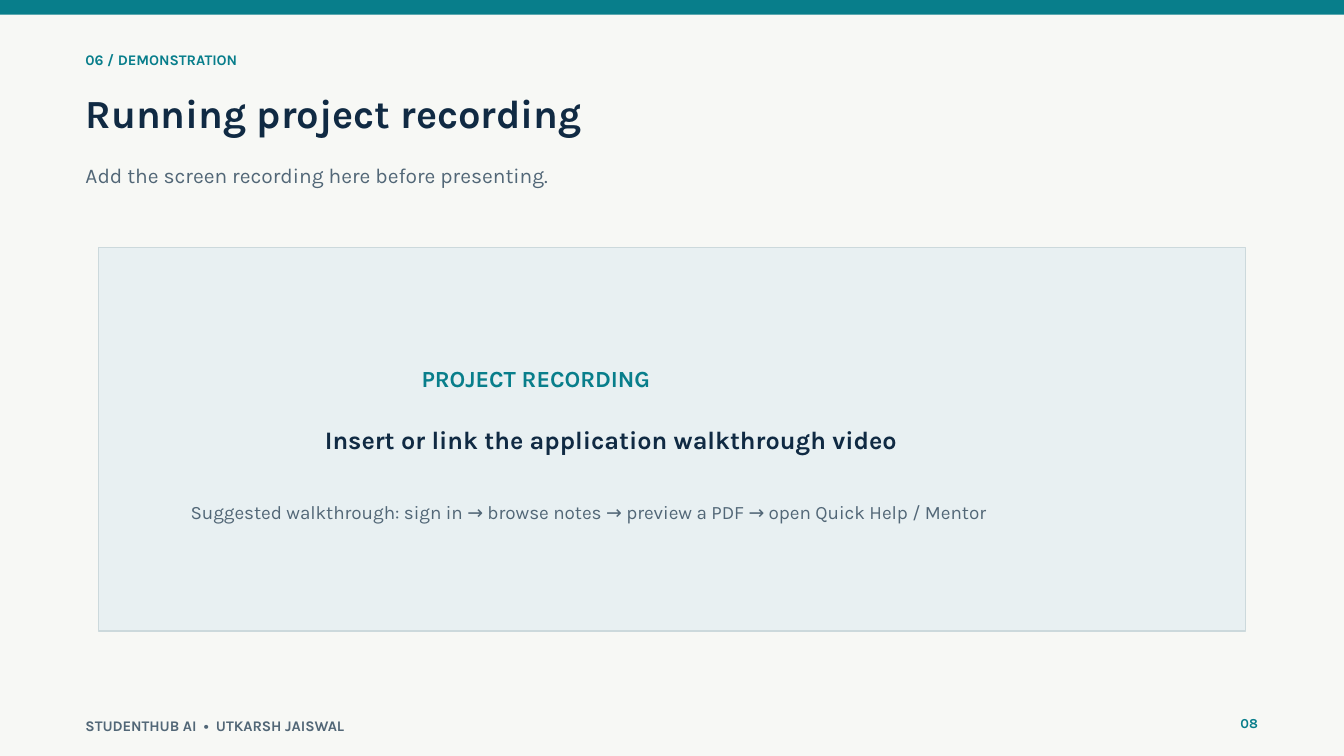
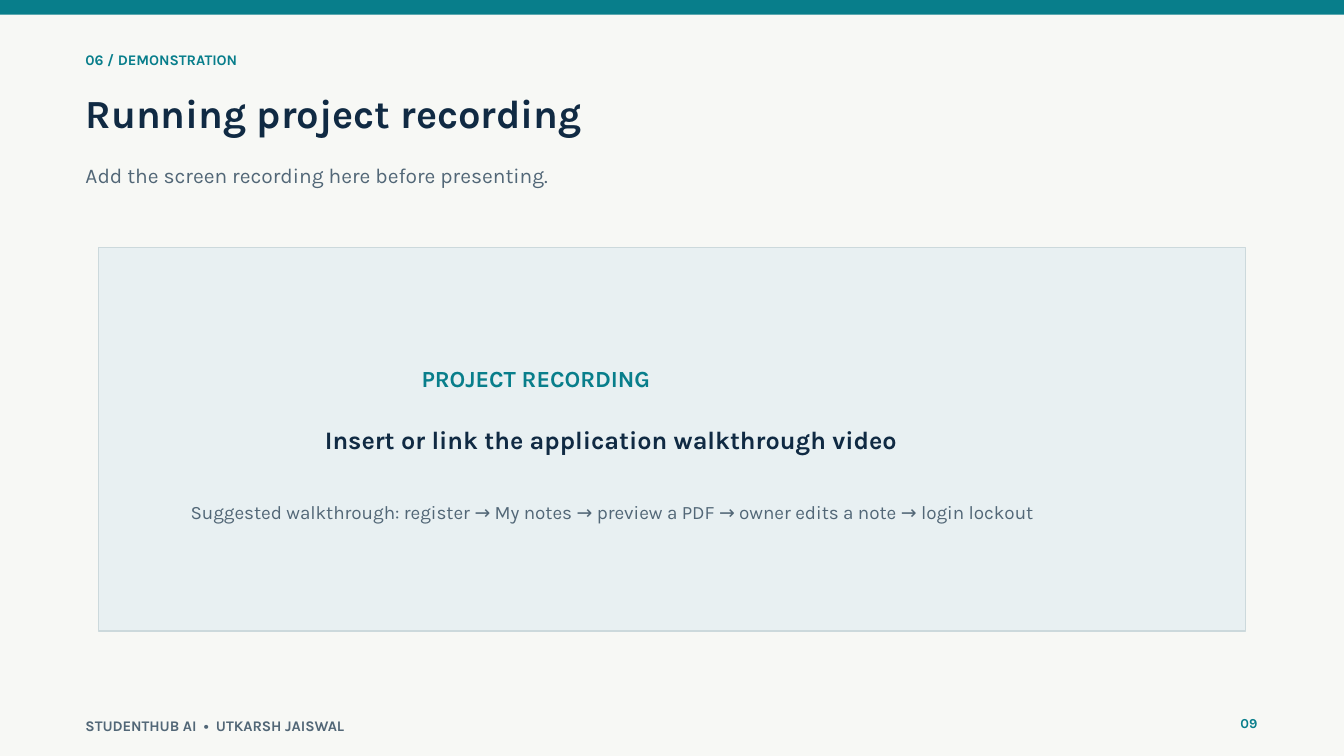
Before and after one commit to utkarshjaiswal001/StudentHubAI, a slide deck: slide 9 of output/StudentHub_Project_Presentation_Updated.pptx (slide 8 before the commit). Drawn at 1344x756 pixels with LibreOffice and Linux fonts; fonts in the diff are those of the drawing. Boxes give left, top, right and bottom in pixels: in the first picture for what was removed or moved away, otherwise in the second. Text is boxed around its words. In the diff, an @@ line names an element or a change of style, - is before the commit and + after.

```diff
--- a/output/StudentHub_Project_Presentation_Updated.pptx
+++ b/output/StudentHub_Project_Presentation_Updated.pptx
@@ text at (191, 506, 1034, 524): text changed @@
-Suggested walkthrough: sign in → browse notes → preview a PDF → open Quick Help / Mentor
+Suggested walkthrough: register → My notes → preview a PDF → owner edits a note → login lockout
```
Also in this commit, not shown: 3 other slides changed, 1 slide added.
